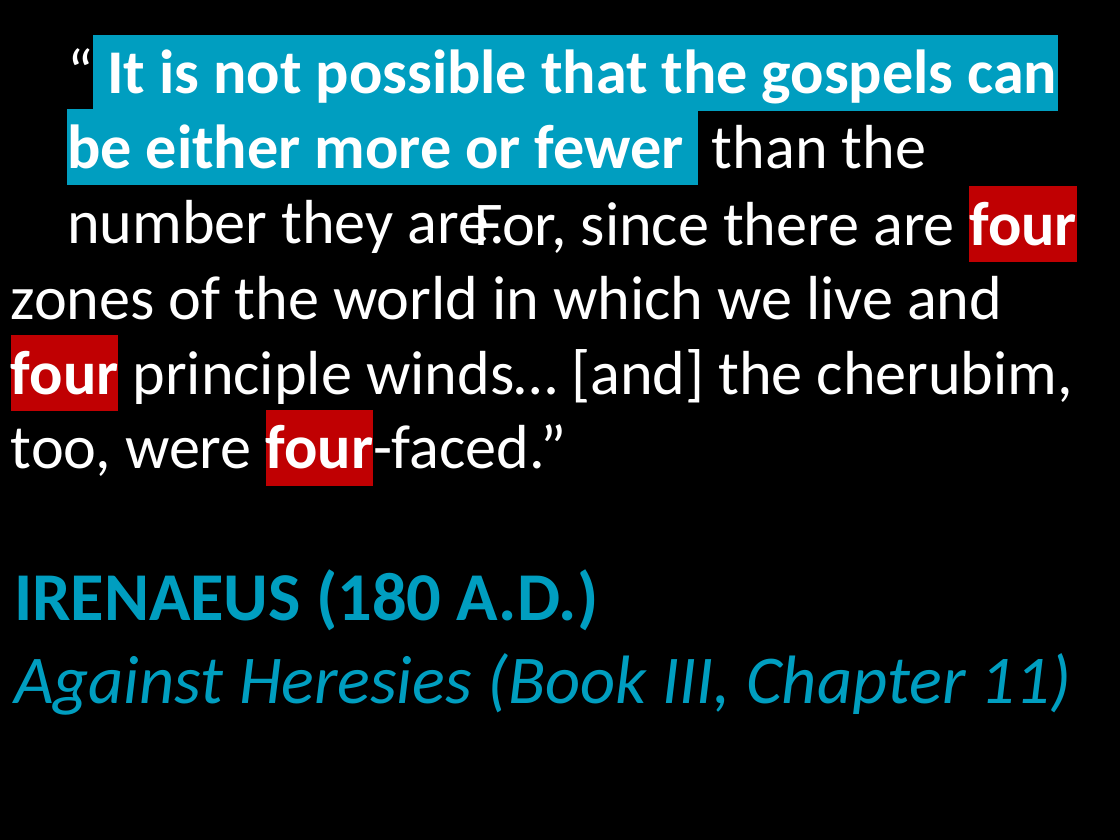
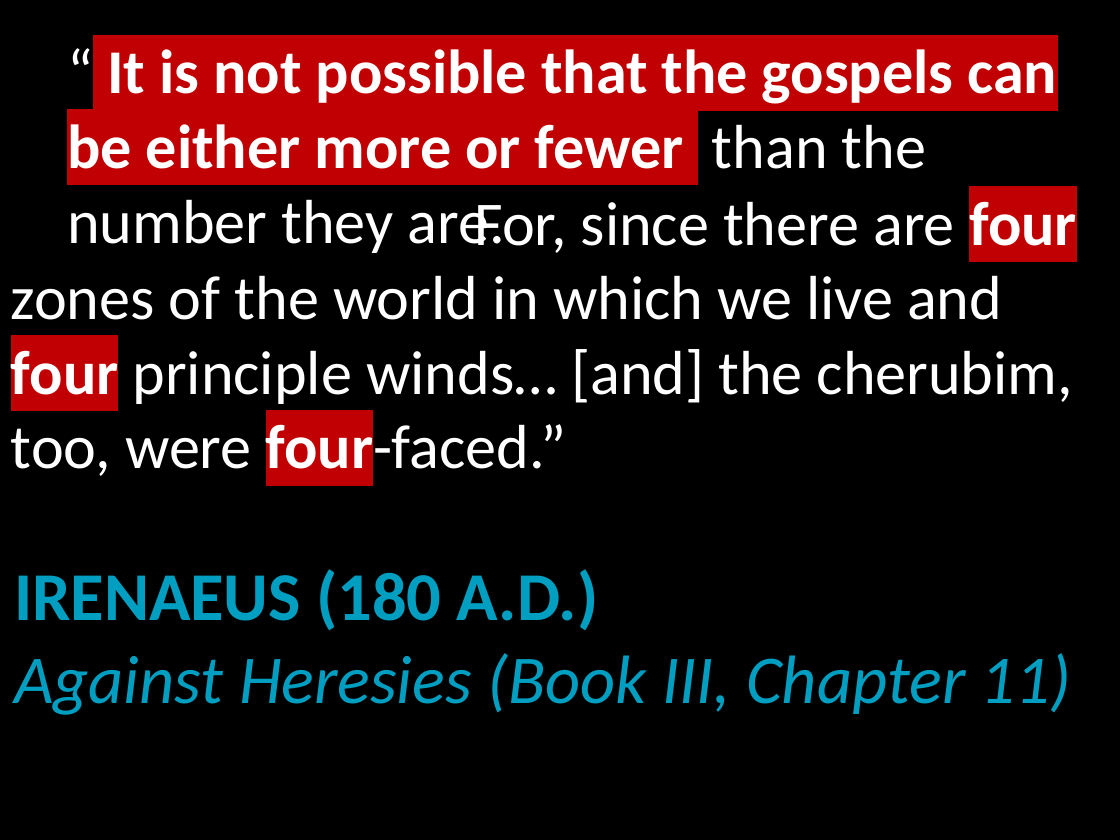
Before and after one commit to LukeMurphey/Ai1L, a slide deck: slide 13 of companion-website/public/files/7. Primacy of the Primary Sources.pptx (slide 12 before the commit). Drawn at 1120x840 pixels with LibreOffice and Linux fonts; fonts in the diff are those of the drawing. Boxes give left, top, right and bottom in pixels: in the first picture for what was removed or moved away, otherwise in the second. Text is boxed around its words. In the diff, an @@ line names an element or a change of style, - is before the commit and + after.

```diff
--- a/companion-website/public/files/7. Primacy of the Primary Sources.pptx
+++ b/companion-website/public/files/7. Primacy of the Primary Sources.pptx
@@ title "“ It is not possible ..." at (x1=67, y1=49, x2=1058, y2=253): highlight #009EC0 to #C00002 in "It is not possible that the gospels ..." @@
```
Also in this commit, not shown: 2 other slides changed, 1 slide added, 1 slide removed.
